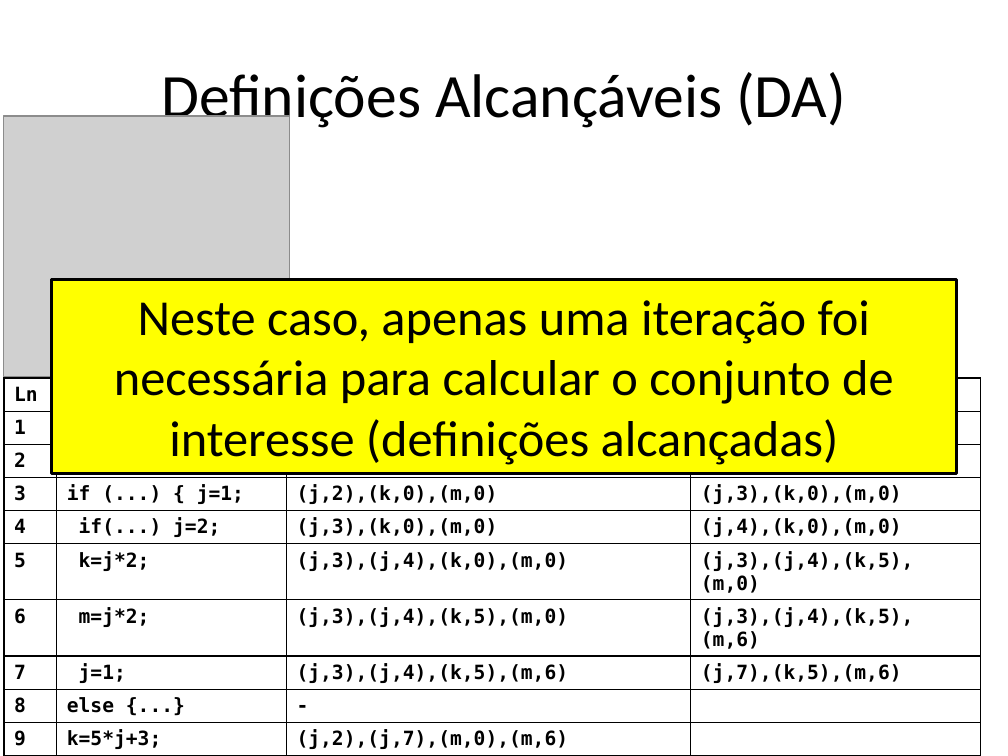
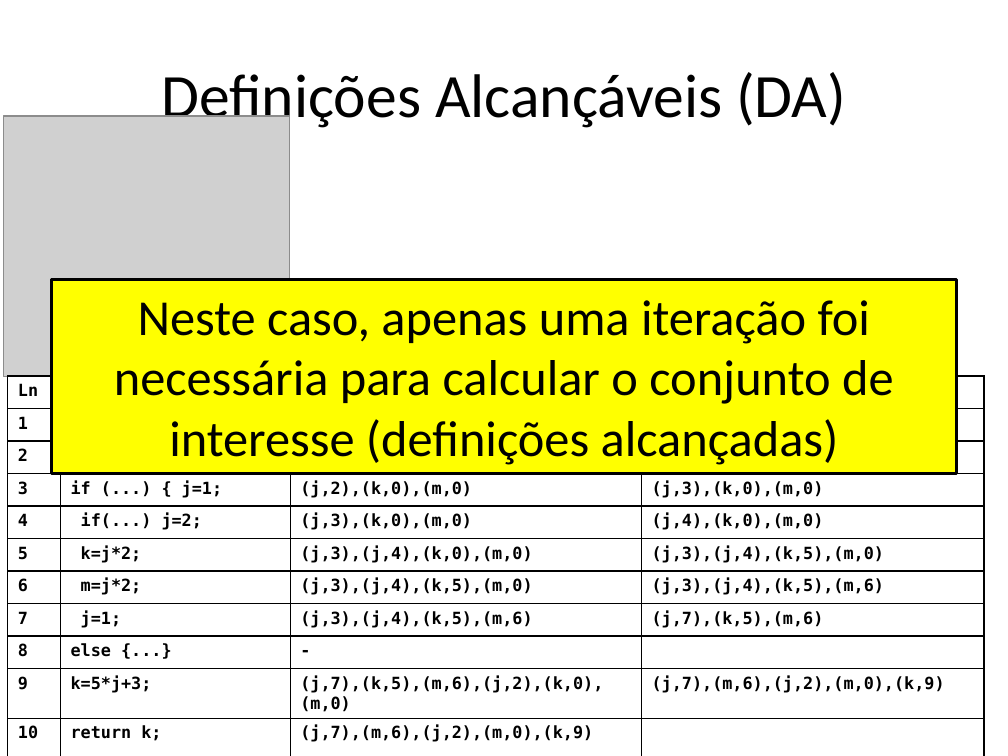
Before and after one commit to damorim/compilers-cin, a slide deck: slide 26 of slides-aulas/analise-estatica.pptx. Drawn at 1008x756 pixels with LibreOffice and Linux fonts; fonts in the diff are those of the drawing; grey boxes stand for pictures. Boxes give left, top, right and bottom in pixels: in the first picture for what was removed or moved away, otherwise in the second. Text is boxed around its words. In the diff, an @@ line names an element or a change of style, - is before the commit and + after.

Commit message:
minor changes

```diff
--- a/slides-aulas/analise-estatica.pptx
+++ b/slides-aulas/analise-estatica.pptx
@@ table at (x1=8, y1=376, x2=985, y2=746) @@
-row 1, column 3: Antes
+row 1, column 3: DA Antes
-row 1, column 4: Depois
+row 1, column 4: DA Depois
-row 2, column 2: int j, k
+row 2, column 2: int j, k, m;
-row 10, column 3: (j,2),(j,7),(m,0),(m,6)
+row 10, column 3: (j,7),(k,5),(m,6),(j,2),(k,0),(m,0)
-row 10, column 4: 
+row 10, column 4: (j,7),(m,6),(j,2),(m,0),(k,9)
-row 11, column 3: (j,2),(j,7),(k,9),(m,0),(m,6)
+row 11, column 3: (j,7),(m,6),(j,2),(m,0),(k,9)
@@ size 14 to 12 pt in "Ln", "1", "(j,0),(k,0),(m,0)", "(j,0),(k,0),(m,0)" and 31 more places @@
@@ table resized from (x1=4, y1=378, x2=980, y2=754) to (x1=8, y1=376, x2=985, y2=746) @@
```
Also in this commit, not shown: 2 other slides changed.
